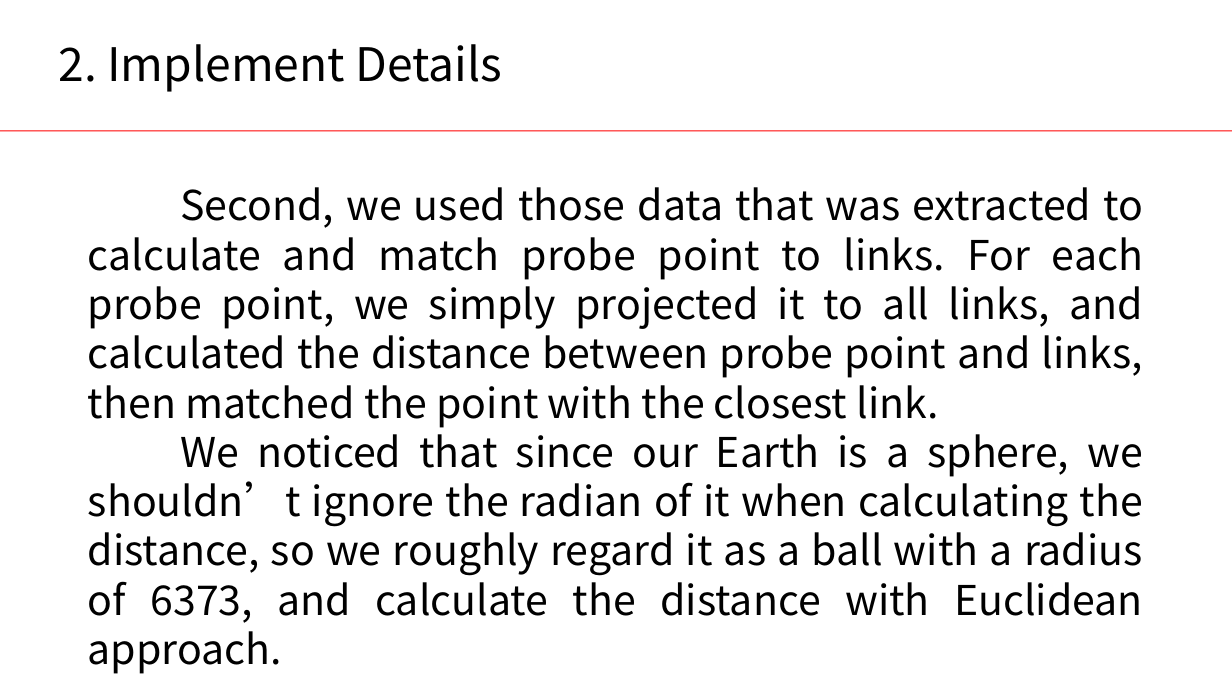
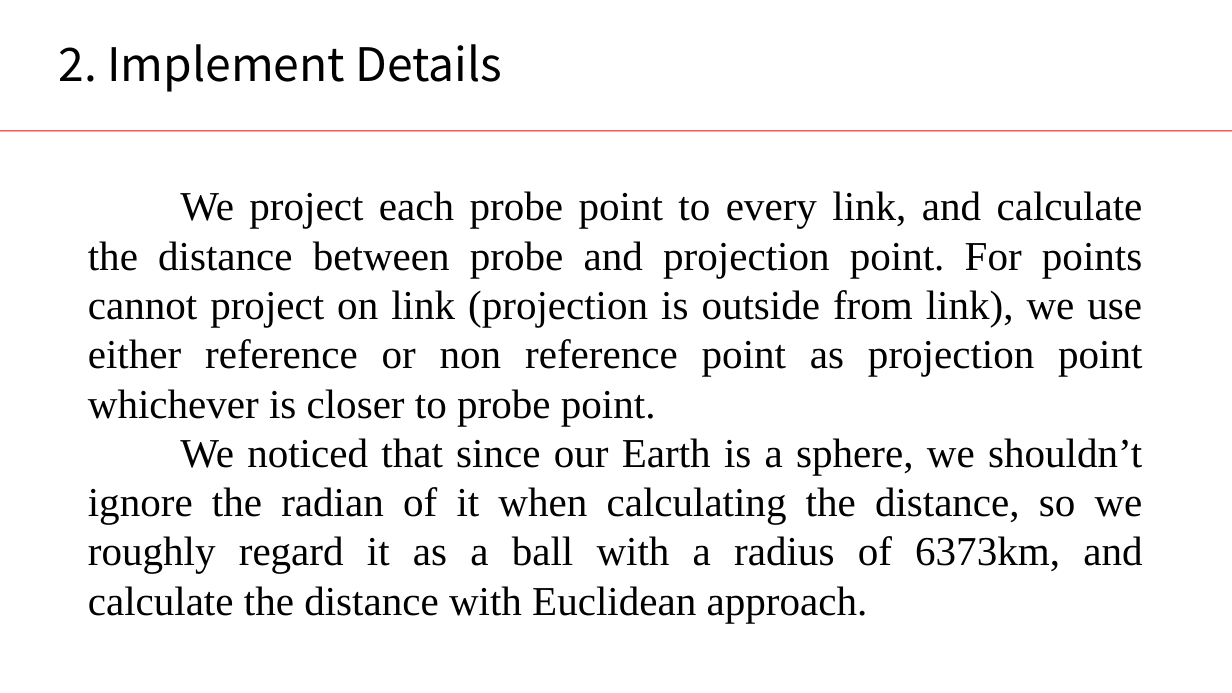
Before and after one commit to jingchengdeng/Probe-Data-Analysis-for-Road-Slope, a slide deck: slide 5 of submissionVersion/HW2Presentation.pptx (slide 4 before the commit). Drawn at 1232x693 pixels with LibreOffice and Linux fonts; fonts in the diff are those of the drawing; background and template pictures are left out. Boxes give left, top, right and bottom in pixels: in the first picture for what was removed or moved away, otherwise in the second. Text is boxed around its words. In the diff, an @@ line names an element or a change of style, - is before the commit and + after.

```diff
--- a/submissionVersion/HW2Presentation.pptx
+++ b/submissionVersion/HW2Presentation.pptx
@@ text at (x1=88, y1=191, x2=1143, y2=623): text changed; font Noto Sans CJK SC to Times New Roman @@
-Second, we used those data that was extracted to calculate and match probe point to links. For each probe point, we simply projected it to all links, and calculated the distance between probe point and links, then matched the point with the closest link.
-We noticed that since our Earth is a sphere, we shouldn’t ignore the radian of it when calculating the distance, so we roughly regard it as a ball with a radius of 6373, and calculate the distance with Euclidean approach.
+We project each probe point to every link, and calculate the distance between probe and projection point. For points cannot project on link (projection is outside from link), we use either reference or non reference point as projection point whichever is closer to probe point.
+We noticed that since our Earth is a sphere, we shouldn’t ignore the radian of it when calculating the distance, so we roughly regard it as a ball with a radius of 6373km, and calculate the distance with Euclidean approach.
```
Also in this commit, not shown: 7 other slides changed, 5 slides added, 1 slide removed.
